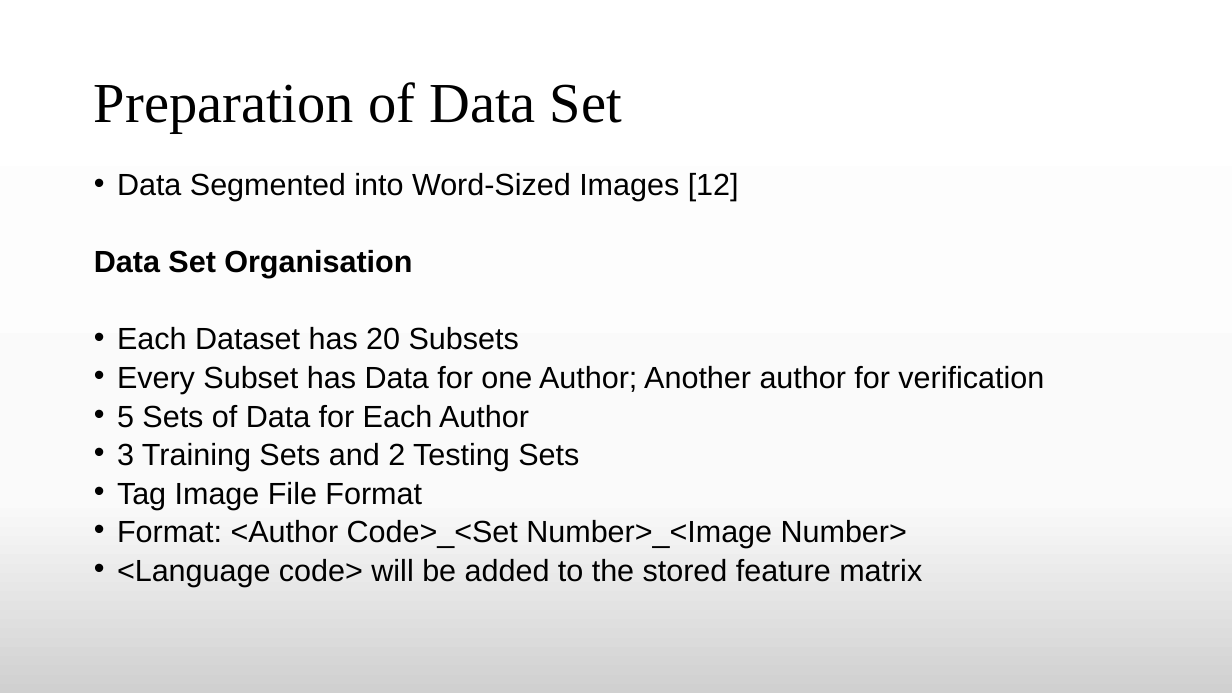
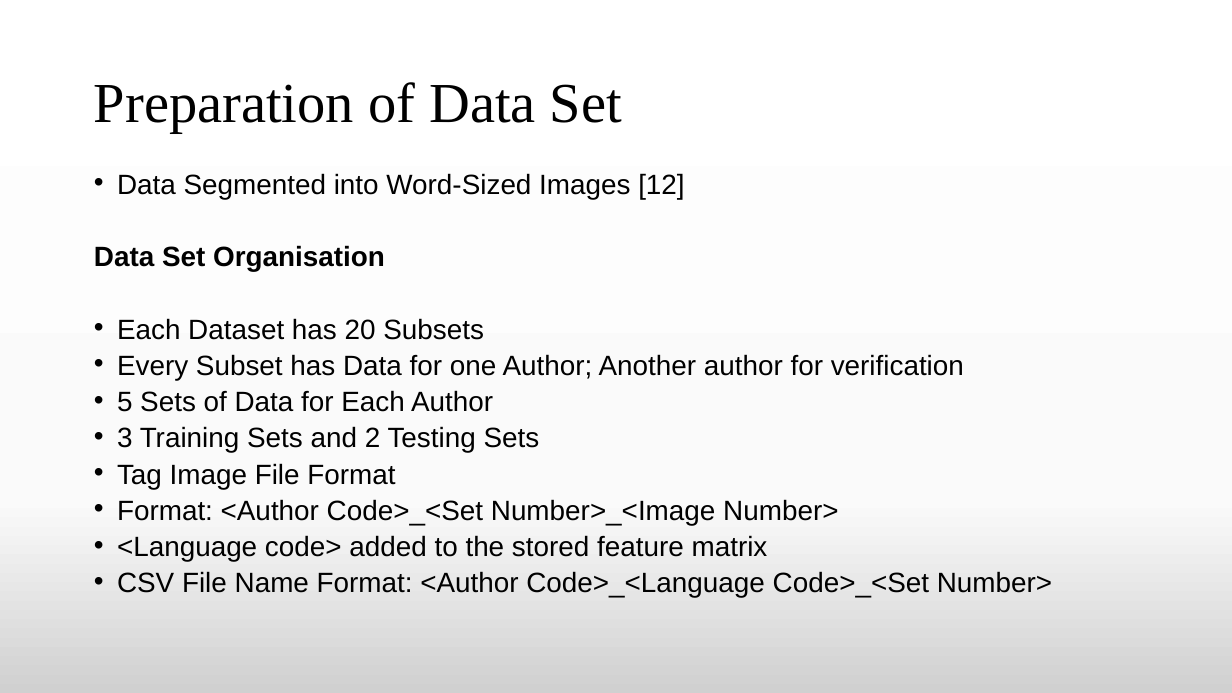
Before and after one commit to TheAnonymousMan/local-language-recognition-gcelt-class-2021, a slide deck: slide 13 of Documentation/4th Year Project Presentation.pptx. Drawn at 1232x693 pixels with LibreOffice and Linux fonts; fonts in the diff are those of the drawing. Boxes give left, top, right and bottom in pixels: in the first picture for what was removed or moved away, otherwise in the second. Text is boxed around its words. In the diff, an @@ line names an element or a change of style, - is before the commit and + after.

```diff
--- a/Documentation/4th Year Project Presentation.pptx
+++ b/Documentation/4th Year Project Presentation.pptx
@@ text at bbox=[94, 173, 964, 525]: size 23.8 to 21.7 pt in "Data Segmented into Word-Sized Images [12]", "Data Set Organisation", "Each Dataset has 20 Subsets", "Every Subset has Data for one Author; ..." and 4 more places @@
@@ text at bbox=[117, 535, 1052, 598]: text changed; size 23.8 to 21.7 pt @@
-• <Language code> will be added to the stored feature matrix
+• <Language code> added to the stored feature matrix
+• CSV File Name Format: <Author Code>_<Language Code>_<Set Number>
```
Also in this commit, not shown: 7 other slides changed.
